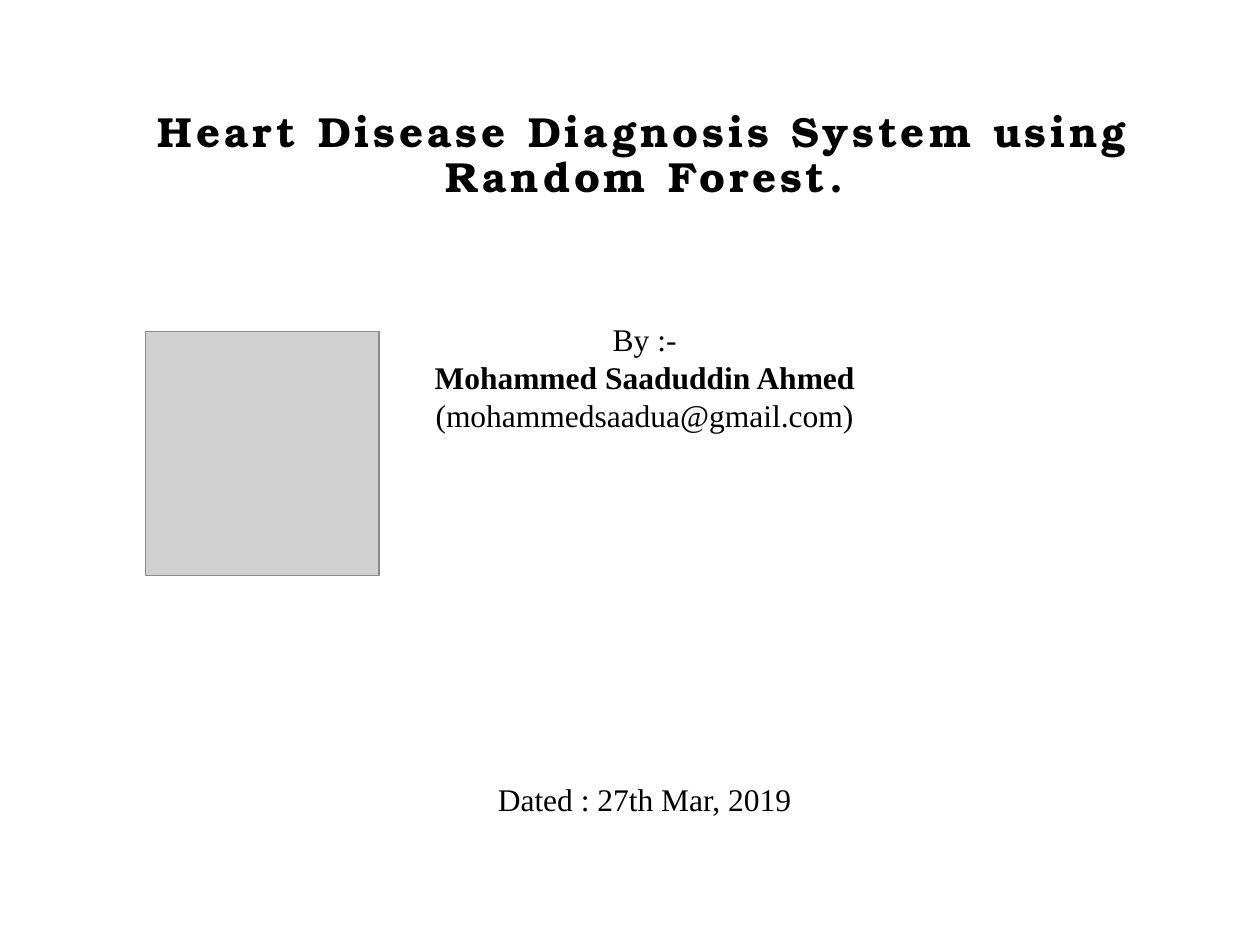
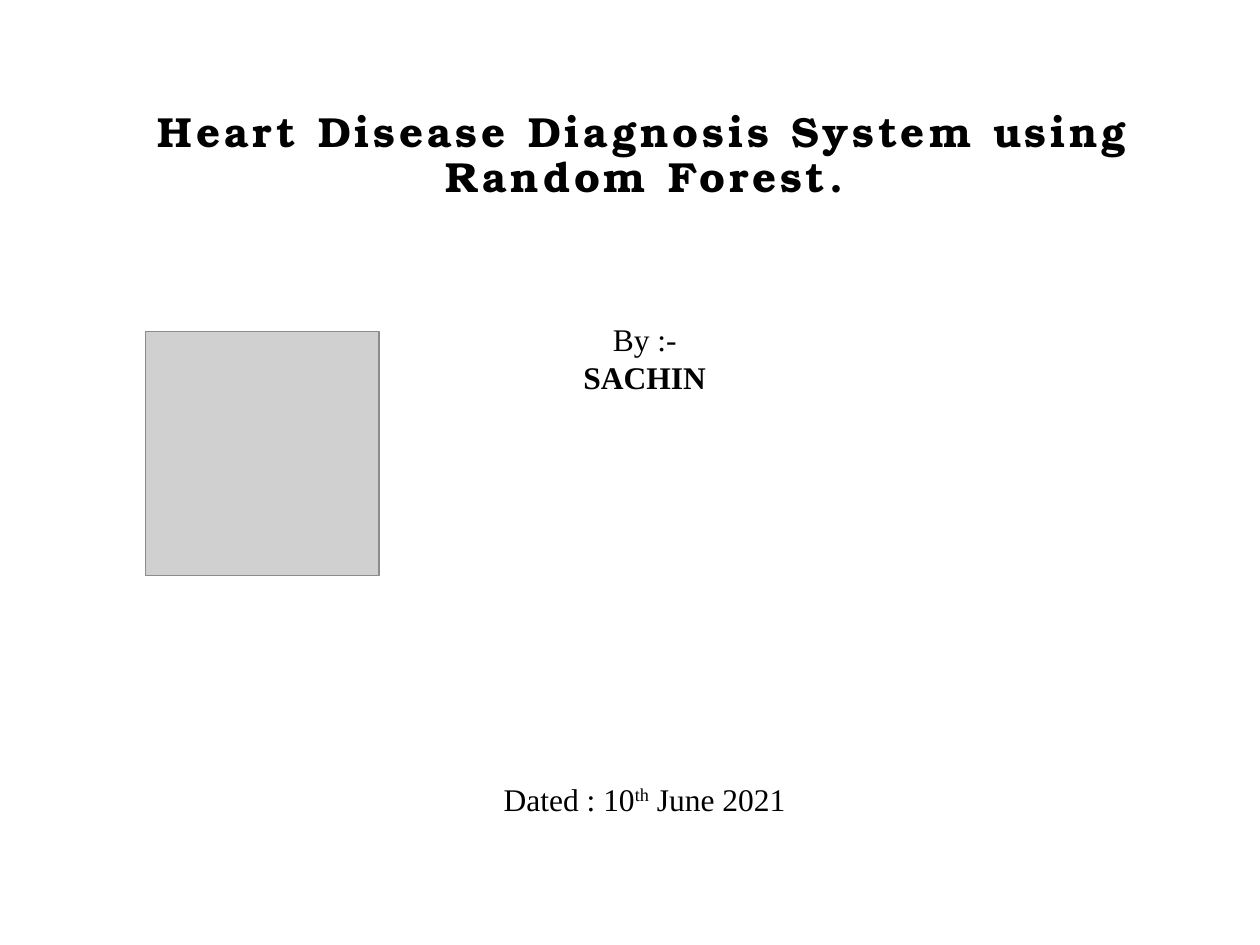
Before and after one commit to jeromejad/heart-disease, a slide deck: slide 1 of Heart Disease Diagnosis System.pptx. Drawn at 1260x945 pixels with LibreOffice and Linux fonts; fonts in the diff are those of the drawing; grey boxes stand for pictures. Boxes give left, top, right and bottom in pixels: in the first picture for what was removed or moved away, otherwise in the second. Text is boxed around its words. In the diff, an @@ line names an element or a change of style, - is before the commit and + after.

```diff
--- a/Heart Disease Diagnosis System.pptx
+++ b/Heart Disease Diagnosis System.pptx
@@ text "By :-": place and size @@
-text "By :-" at box(435, 330, 855, 433)
+text "By :-" at box(583, 330, 705, 390)
@@ text at box(583, 368, 705, 390): text changed; bold on @@
-Mohammed Saaduddin Ahmed
-(mohammedsaadua@gmail.com)
+SACHIN
@@ text at box(504, 789, 785, 812): text changed @@
-Dated : 27th Mar, 2019
+Dated : 10th June 2021
```
Also in this commit, not shown: 1 other file.
